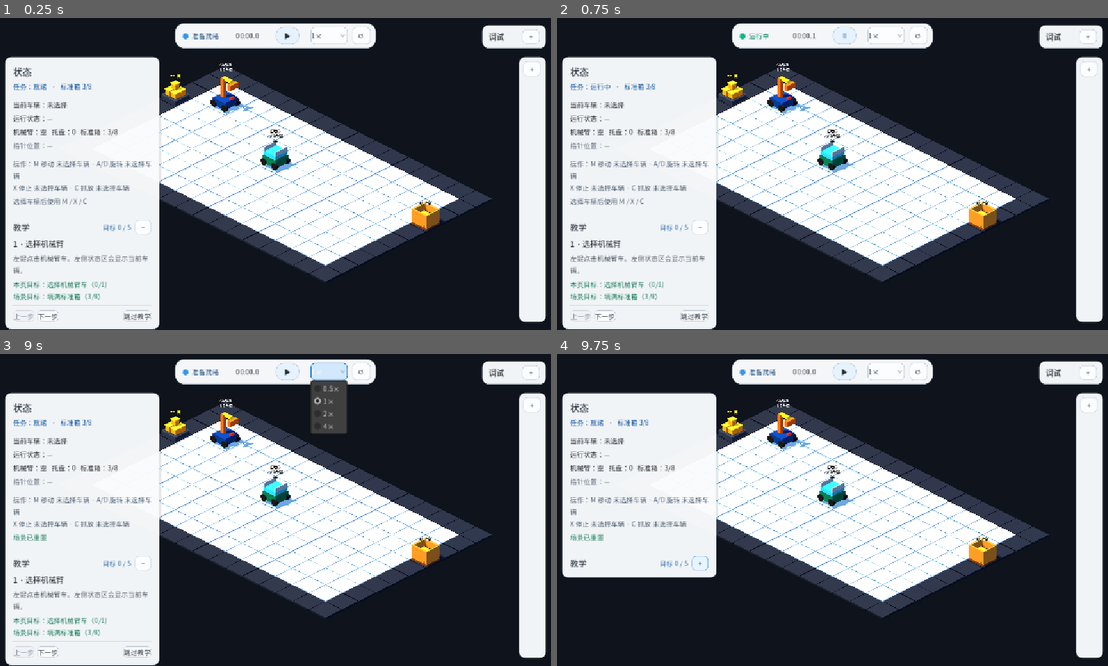
Above: before the commit, frames 1-4 (two rows, left to right).
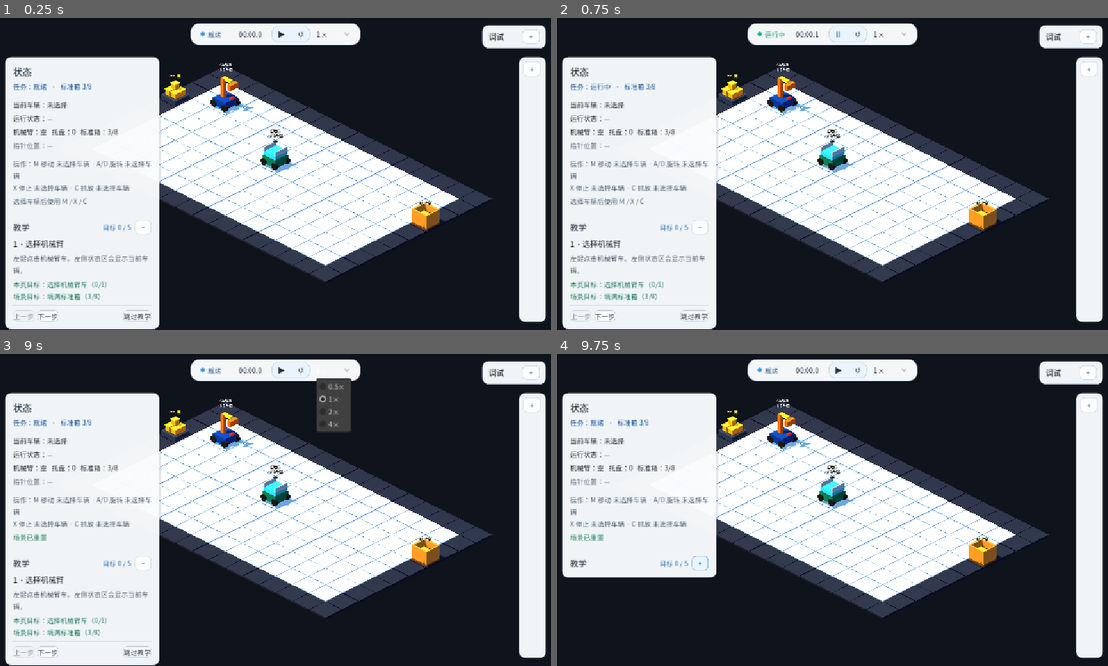
Above: after the commit, the same moments.

Repository: Ri0n72Y/automata
Game: Godot game, scene res://scenes/scene_01/scene_01_basic_packing.tscn
The game is run twice, just before and just after one commit, with the same random seed, the same clock (stepped at 60 frames per second) and the same inputs.
Inputs:
- Up to frame 1 (0.25 s): no input
- Up to frame 2 (0.75 s): click "▶" at 0.5 s
- Up to frame 3 (9 s): click "Ⅱ" at 1.25 s; click "↺" at 2 s; click "−" at 2.75 s; click "+" at 3.5 s; click "下一步" at 4.25 s; click "上一步" at 5 s; click "跳过教学" at 5.75 s; click "打开教学" at 6.5 s; click "+" at 7.25 s; click "−" at 8 s; click "1×" at 8.75 s
- Up to frame 4 (9.75 s): click "−" at 9.5 s

The runs differ from the first frame. In frame 1, 1.1% of the frame differs, in the area x 31-69%, y 1-10%; in frame 2, 1.1%; in frame 3, 1.8%, in the area x 31-69%, y 1-26%; in frame 4, 1.1%.

Commit message:
[codex]refactor(scene-01): match lifecycle capsule design contract

Diff:
--- a/scenes/scene_01/components/scene_01_lifecycle_controls.tscn
+++ b/scenes/scene_01/components/scene_01_lifecycle_controls.tscn
@@ -9,37 +9,46 @@
 border_width_top = 1
 border_width_right = 1
 border_width_bottom = 1
-border_color = Color(0.74, 0.8, 0.86, 0.9)
+border_color = Color(0.78, 0.83, 0.88, 0.84)
 corner_radius_top_left = 18
 corner_radius_top_right = 18
 corner_radius_bottom_right = 18
 corner_radius_bottom_left = 18
-shadow_color = Color(0.08, 0.12, 0.17, 0.16)
-shadow_size = 6
+shadow_color = Color(0.08, 0.12, 0.17, 0.13)
+shadow_size = 5
 
-[sub_resource type="StyleBoxFlat" id="StyleBoxFlat_run"]
-bg_color = Color(0.9, 0.95, 0.995, 1)
+[sub_resource type="StyleBoxFlat" id="StyleBoxFlat_control_group"]
+bg_color = Color(0.91, 0.955, 0.995, 0.96)
 border_width_left = 1
 border_width_top = 1
 border_width_right = 1
 border_width_bottom = 1
-border_color = Color(0.72, 0.8, 0.88, 0.95)
-corner_radius_top_left = 15
-corner_radius_top_right = 15
-corner_radius_bottom_right = 15
-corner_radius_bottom_left = 15
+border_color = Color(0.75, 0.82, 0.89, 0.9)
+corner_radius_top_left = 14
+corner_radius_top_right = 14
+corner_radius_bottom_right = 14
+corner_radius_bottom_left = 14
 
-[sub_resource type="StyleBoxFlat" id="StyleBoxFlat_run_pressed"]
-bg_color = Color(0.79, 0.89, 0.98, 1)
-border_width_left = 1
-border_width_top = 1
-border_width_right = 1
-border_width_bottom = 1
-border_color = Color(0.12, 0.48, 0.86, 1)
-corner_radius_top_left = 15
-corner_radius_top_right = 15
-corner_radius_bottom_right = 15
-corner_radius_bottom_left = 15
+[sub_resource type="StyleBoxFlat" id="StyleBoxFlat_control_hover"]
+bg_color = Color(0.84, 0.92, 0.99, 0.92)
+corner_radius_top_left = 11
+corner_radius_top_right = 11
+corner_radius_bottom_right = 11
+corner_radius_bottom_left = 11
+
+[sub_resource type="StyleBoxFlat" id="StyleBoxFlat_control_pressed"]
+bg_color = Color(0.76, 0.88, 0.98, 1)
+corner_radius_top_left = 11
+corner_radius_top_right = 11
+corner_radius_bottom_right = 11
+corner_radius_bottom_left = 11
+
+[sub_resource type="StyleBoxFlat" id="StyleBoxFlat_speed_hover"]
+bg_color = Color(0.92, 0.96, 0.995, 0.9)
+corner_radius_top_left = 10
+corner_radius_top_right = 10
+corner_radius_bottom_right = 10
+corner_radius_bottom_left = 10
 
 [node name="LifecycleUIRoot" type="CanvasLayer"]
 script = ExtResource("1_controls")
@@ -59,10 +68,10 @@
 layout_mode = 0
 anchor_left = 0.5
 anchor_right = 0.5
-offset_left = -206.0
+offset_left = -176.0
 offset_top = 12.0
-offset_right = 206.0
-offset_bottom = 64.0
+offset_right = 176.0
+offset_bottom = 56.0
 grow_horizontal = 2
 mouse_filter = 0
 theme_override_styles/panel = SubResource("StyleBoxFlat_capsule")
@@ -70,63 +79,88 @@
 [node name="Margin" type="MarginContainer" parent="RootControl/Panel"]
 layout_mode = 2
 theme_override_constants/margin_left = 14
-theme_override_constants/margin_top = 7
-theme_override_constants/margin_right = 10
-theme_override_constants/margin_bottom = 7
+theme_override_constants/margin_top = 5
+theme_override_constants/margin_right = 12
+theme_override_constants/margin_bottom = 5
 
 [node name="Controls" type="HBoxContainer" parent="RootControl/Panel/Margin"]
 layout_mode = 2
 alignment = 1
-theme_override_constants/separation = 10
+theme_override_constants/separation = 12
 
 [node name="StatusGroup" type="HBoxContainer" parent="RootControl/Panel/Margin/Controls"]
 layout_mode = 2
-theme_override_constants/separation = 6
+theme_override_constants/separation = 5
 
 [node name="StatusDot" type="Label" parent="RootControl/Panel/Margin/Controls/StatusGroup"]
 unique_name_in_owner = true
 layout_mode = 2
 text = "●"
-theme_override_colors/font_color = Color(0.08, 0.7, 0.49, 1)
+theme_override_font_sizes/font_size = 11
+theme_override_colors/font_color = Color(0.23, 0.58, 0.9, 1)
 
 [node name="StateLabel" type="Label" parent="RootControl/Panel/Margin/Controls/StatusGroup"]
 unique_name_in_owner = true
-custom_minimum_size = Vector2(70, 0)
+custom_minimum_size = Vector2(44, 0)
 layout_mode = 2
-text = "准备就绪"
+text = "就绪"
+theme_override_font_sizes/font_size = 14
 theme_override_colors/font_color = Color(0.17, 0.34, 0.52, 1)
 
 [node name="TimeLabel" type="Label" parent="RootControl/Panel/Margin/Controls"]
 unique_name_in_owner = true
-custom_minimum_size = Vector2(70, 0)
+custom_minimum_size = Vector2(64, 0)
 layout_mode = 2
 text = "00:00.0"
 horizontal_alignment = 1
+theme_override_font_sizes/font_size = 14
 theme_override_colors/font_color = Color(0.08, 0.13, 0.19, 1)
 
-[node name="DividerA" type="VSeparator" parent="RootControl/Panel/Margin/Controls"]
+[node name="RunResetGroup" type="PanelContainer" parent="RootControl/Panel/Margin/Controls"]
+layout_mode = 2
+theme_override_styles/panel = SubResource("StyleBoxFlat_control_group")
+
+[node name="Controls" type="HBoxContainer" parent="RootControl/Panel/Margin/Controls/RunResetGroup"]
+layout_mode = 2
+theme_override_constants/separation = 0
+
+[node name="RunPauseButton" type="Button" parent="RootControl/Panel/Margin/Controls/RunResetGroup/Controls"]
+unique_name_in_owner = true
+custom_minimum_size = Vector2(38, 32)
+layout_mode = 2
+focus_mode = 0
+flat = true
+text = "▶"
+tooltip_text = "播放 / 继续"
+theme_override_font_sizes/font_size = 15
+theme_override_styles/hover = SubResource("StyleBoxFlat_control_hover")
+theme_override_styles/pressed = SubResource("StyleBoxFlat_control_pressed")
+
+[node name="Divider" type="VSeparator" parent="RootControl/Panel/Margin/Controls/RunResetGroup/Controls"]
 layout_mode = 2
 
-[node name="RunPauseButton" type="Button" parent="RootControl/Panel/Margin/Controls"]
+[node name="ResetButton" type="Button" parent="RootControl/Panel/Margin/Controls/RunResetGroup/Controls"]
 unique_name_in_owner = true
-custom_minimum_size = Vector2(48, 34)
+custom_minimum_size = Vector2(36, 32)
 layout_mode = 2
 focus_mode = 0
-text = "▶"
-tooltip_text = "播放 / 继续"
-theme_override_styles/normal = SubResource("StyleBoxFlat_run")
-theme_override_styles/hover = SubResource("StyleBoxFlat_run")
-theme_override_styles/pressed = SubResource("StyleBoxFlat_run_pressed")
-
-[node name="DividerB" type="VSeparator" parent="RootControl/Panel/Margin/Controls"]
-layout_mode = 2
+flat = true
+text = "↺"
+tooltip_text = "重置场景"
+theme_override_font_sizes/font_size = 15
+theme_override_styles/hover = SubResource("StyleBoxFlat_control_hover")
+theme_override_styles/pressed = SubResource("StyleBoxFlat_control_pressed")
 
 [node name="SpeedOption" type="OptionButton" parent="RootControl/Panel/Margin/Controls"]
 unique_name_in_owner = true
-custom_minimum_size = Vector2(76, 34)
+custom_minimum_size = Vector2(60, 32)
 layout_mode = 2
 focus_mode = 0
+flat = true
 tooltip_text = "仿真倍速"
+theme_override_font_sizes/font_size = 14
+theme_override_styles/hover = SubResource("StyleBoxFlat_speed_hover")
+theme_override_styles/pressed = SubResource("StyleBoxFlat_speed_hover")
 item_count = 4
 selected = 1
 popup/item_0/text = "0.5×"
@@ -138,14 +172,6 @@
 popup/item_3/text = "4×"
 popup/item_3/id = 3
 
-[node name="ResetButton" type="Button" parent="RootControl/Panel/Margin/Controls"]
-unique_name_in_owner = true
-custom_minimum_size = Vector2(38, 34)
-layout_mode = 2
-focus_mode = 0
-text = "↺"
-tooltip_text = "重置场景"
-
-[connection signal="pressed" from="RootControl/Panel/Margin/Controls/RunPauseButton" to="." method="_on_run_pause_pressed"]
+[connection signal="pressed" from="RootControl/Panel/Margin/Controls/RunResetGroup/Controls/RunPauseButton" to="." method="_on_run_pause_pressed"]
+[connection signal="pressed" from="RootControl/Panel/Margin/Controls/RunResetGroup/Controls/ResetButton" to="." method="_on_reset_pressed"]
 [connection signal="item_selected" from="RootControl/Panel/Margin/Controls/SpeedOption" to="." method="_on_speed_selected"]
-[connection signal="pressed" from="RootControl/Panel/Margin/Controls/ResetButton" to="." method="_on_reset_pressed"]
--- a/scripts/scene_01/scene_01_lifecycle_controls.gd
+++ b/scripts/scene_01/scene_01_lifecycle_controls.gd
@@ -55,7 +55,7 @@
 			state_label.add_theme_color_override("font_color", Color(0.7, 0.42, 0.07, 1))
 			status_dot.add_theme_color_override("font_color", Color(0.9, 0.58, 0.1, 1))
 		_:
-			state_label.text = "准备就绪"
+			state_label.text = "就绪"
 			state_label.add_theme_color_override("font_color", Color(0.17, 0.34, 0.52, 1))
 			status_dot.add_theme_color_override("font_color", Color(0.23, 0.58, 0.9, 1))
 
--- a/tests/scene_01/scene_01_lifecycle_smoke_test.gd
+++ b/tests/scene_01/scene_01_lifecycle_smoke_test.gd
@@ -49,7 +49,7 @@
 	var lifecycle_ui := scene.get_node_or_null("LifecycleUIRoot") as LifecycleControlsScript
 	var state_label := scene.get_node_or_null("LifecycleUIRoot/RootControl/Panel/Margin/Controls/StatusGroup/StateLabel") as Label
 	var time_label := scene.get_node_or_null("LifecycleUIRoot/RootControl/Panel/Margin/Controls/TimeLabel") as Label
-	var run_pause_button := scene.get_node_or_null("LifecycleUIRoot/RootControl/Panel/Margin/Controls/RunPauseButton") as Button
+	var run_pause_button := scene.get_node_or_null("LifecycleUIRoot/RootControl/Panel/Margin/Controls/RunResetGroup/Controls/RunPauseButton") as Button
 	var speed_option := scene.get_node_or_null("LifecycleUIRoot/RootControl/Panel/Margin/Controls/SpeedOption") as OptionButton
 	var vehicle_manager := scene.get_node_or_null("SceneRoot/RobotRoot/Scene01VehicleManager") as VehicleManagerScript
 	var vehicle_selection := scene.get_node_or_null("SceneRoot/GridRoot/VehicleSelectionController") as VehicleSelectionScript
@@ -74,7 +74,7 @@
 	_expect_equal(scene.get_lifecycle_state(), LifecycleStateScript.State.READY, "Scene should start READY.")
 	_expect_equal(scene.get_simulation_speed(), 1.0, "Scene should start at 1x.")
 	_expect_equal(run_pause_button.text, "▶", "READY should show play icon.")
-	_expect_equal(state_label.text, "准备就绪", "READY should expose a readable lifecycle state.")
+	_expect_equal(state_label.text, "就绪", "READY should expose a compact readable lifecycle state.")
 	_expect_equal(time_label.text, "00:00.0", "READY should expose zero simulation time.")
 	_expect_equal(speed_option.selected, 1, "READY should select the 1x speed option.")
 
--- a/tests/scene_01/scene_01_ui_information_architecture_test.gd
+++ b/tests/scene_01/scene_01_ui_information_architecture_test.gd
@@ -51,7 +51,13 @@
 		lifecycle_state != null and lifecycle_time != null and lifecycle_speed != null,
 		"Lifecycle capsule should expose state, simulation time, and explicit speed selection."
 	)
-	_expect_true(lifecycle_panel.size.y <= 56.0, "Lifecycle capsule should stay visually compact.")
+	_expect_true(lifecycle_panel.size.x <= 356.0, "Lifecycle capsule should match the compact design-width contract.")
+	_expect_true(lifecycle_panel.size.y <= 46.0, "Lifecycle capsule should match the compact design-height contract.")
+	var run_reset_group := scene.get_node("LifecycleUIRoot/RootControl/Panel/Margin/Controls/RunResetGroup") as PanelContainer
+	var run_button := scene.get_node("LifecycleUIRoot/RootControl/Panel/Margin/Controls/RunResetGroup/Controls/RunPauseButton") as Button
+	var reset_button := scene.get_node("LifecycleUIRoot/RootControl/Panel/Margin/Controls/RunResetGroup/Controls/ResetButton") as Button
+	_expect_true(run_reset_group != null and run_button != null and reset_button != null, "Play/Pause and Reset should share one compact control group.")
+	_expect_true(lifecycle_speed.flat, "Speed selection should read as lightweight text plus chevron rather than a full button.")
 	_expect_true(scene.get_node_or_null("TutorialUIRoot") == null, "Tutorial should no longer own a separate floating panel.")
 	_expect_true(scene.get_node_or_null("UIRoot/RootControl/Panel") == null, "Guide should no longer own a separate floating panel.")
 	_expect_true(status_section.get_parent() == tutorial_section.get_parent(), "Status and Tutorial must be sibling sections in the same sidebar.")
Not shown: 1 places in scenes/scene_01/components/scene_01_lifecycle_controls.tscn that only renumber resources
Not shown, added: docs/Skill-UI-implement-flow.md
